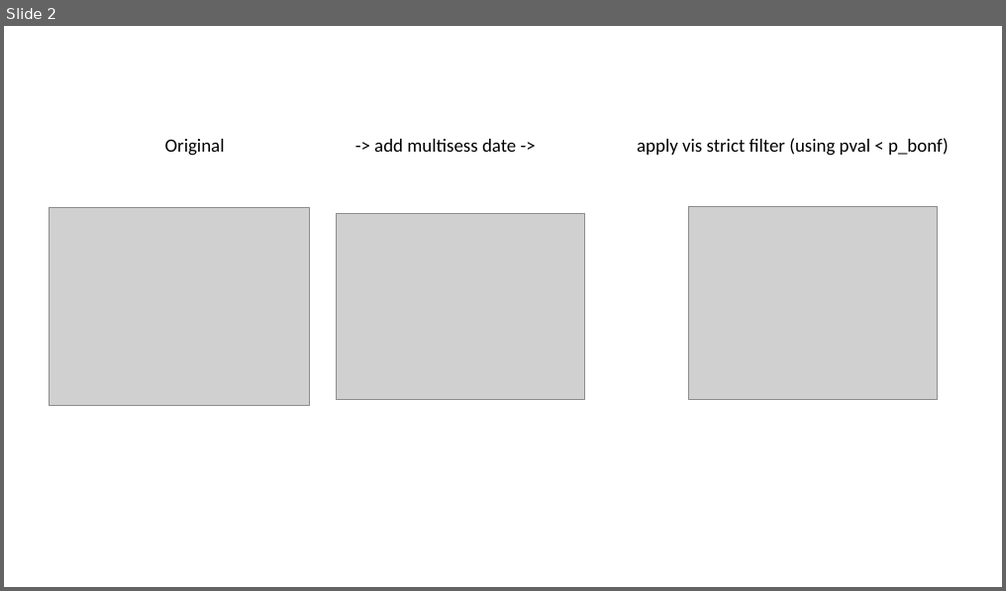
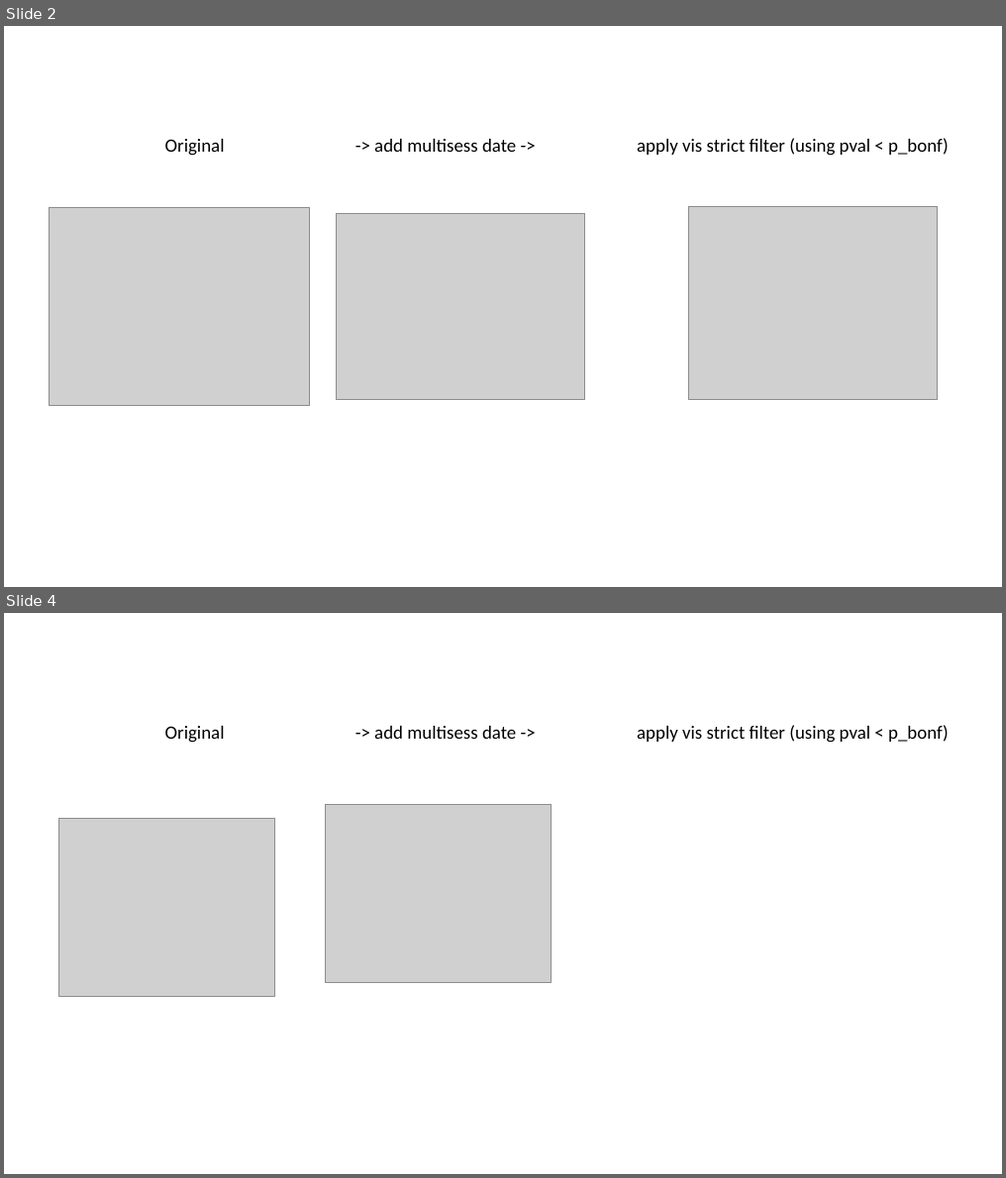
Before and after one commit to lanluo9/inter, a slide deck: results/add 8ori_2isi_multisess, and apply vis strict filter/compare.pptx. Shown one above the other, each under a label of ours: slide 2 before the commit, slides 2 and 4 after it; the slides between them are not shown. The pictures are 1006x591 and 1006x1178 pixels, drawn with LibreOffice and Linux fonts; fonts in the diff are those of the drawing; grey boxes stand for pictures. Boxes give left, top, right and bottom in pixels: in the first picture for what was removed or moved away, otherwise in the second. Text is boxed around its words. In the diff, an @@ line names an element or a change of style, - is before the commit and + after.

Commit message:
fig3a add multisess

```diff
--- a/results/add 8ori_2isi_multisess, and apply vis strict filter/compare.pptx
+++ b/results/add 8ori_2isi_multisess, and apply vis strict filter/compare.pptx
@@ slide 4 added at [4, 613, 1002, 1174], background #FFFFFF @@
@@ text added at [165, 725, 948, 743], 18 pt, text #000000 @@
+Original -> add multisess date -> apply vis strict filter (using pval < p_bonf)
@@ picture added at [58, 818, 275, 997] @@
@@ picture added at [325, 805, 551, 983] @@
```
Also in this commit, not shown: 1 other slide added, 1 other file.
